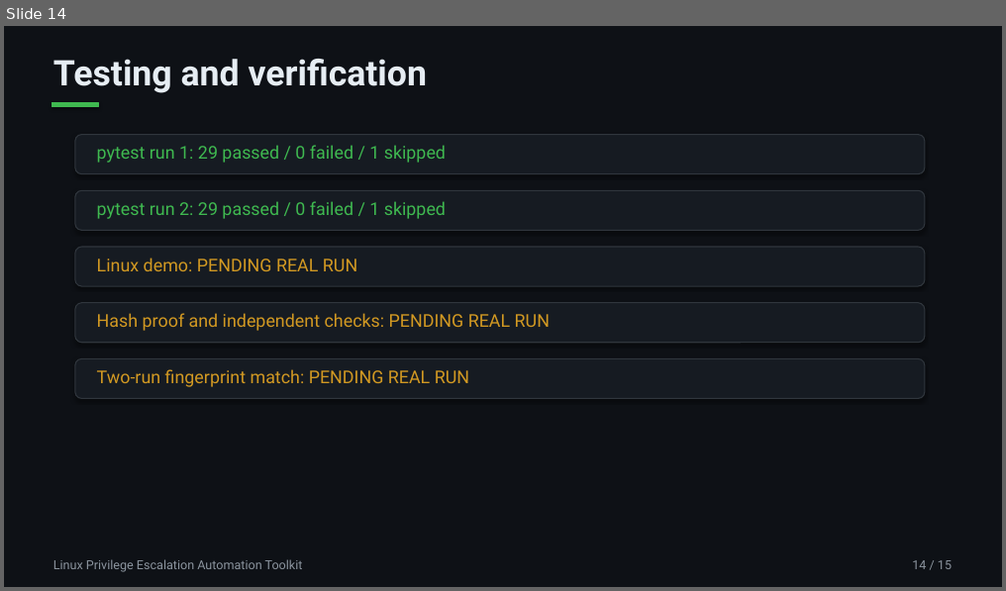
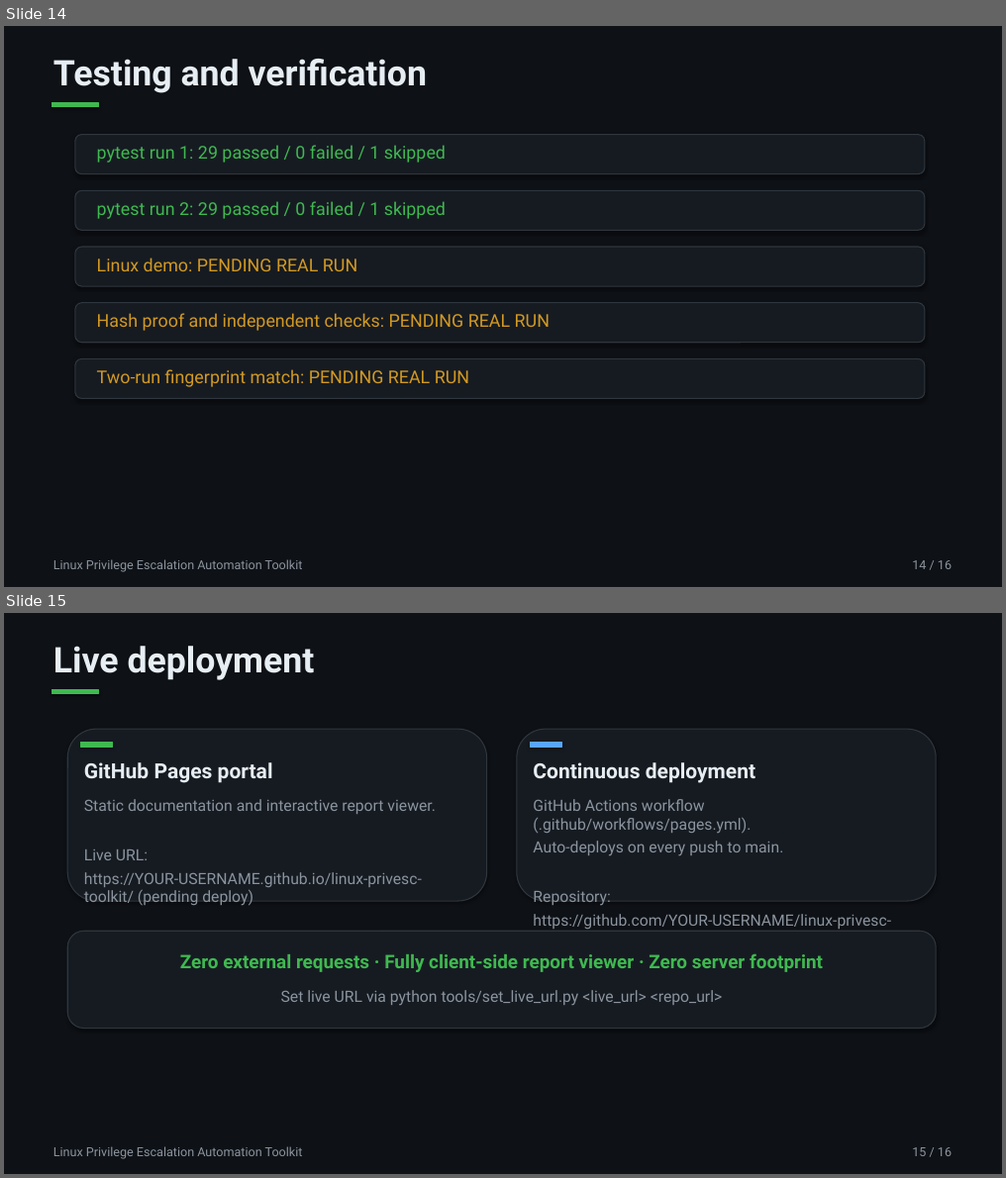
Before and after one commit to Vecesta-co/linux-privesc-toolkit, a slide deck: docs/Final_Presentation.pptx. Shown one above the other, each under a label of ours: slide 14 before the commit, slides 14 and 15 after it. The pictures are 1006x591 and 1006x1178 pixels, drawn with LibreOffice and Linux fonts; fonts in the diff are those of the drawing. Boxes give left, top, right and bottom in pixels: in the first picture for what was removed or moved away, otherwise in the second. Text is boxed around its words. In the diff, an @@ line names an element or a change of style, - is before the commit and + after.

Commit message:
feat(deploy): add static website, client-side report viewer, and GitHub Pages auto-deploy workflow

```diff
--- a/docs/Final_Presentation.pptx
+++ b/docs/Final_Presentation.pptx
@@ slide 15 added at [4, 613, 1002, 1174], background #FFFFFF @@
@@ rectangle added at [4, 613, 1002, 1174], fill #0E1116 @@
@@ text added at [54, 646, 315, 680], 34 pt, text #E6EDF3, bold @@
+Live deployment
@@ rectangle added at [52, 690, 98, 694], fill #3FB950, outline #3FB950 1 pt @@
@@ rounded rectangle added at [67, 729, 487, 901], fill #161B22, outline #30363D 1 pt @@
@@ rounded rectangle added at [517, 729, 936, 901], fill #161B22, outline #30363D 1 pt @@
@@ rectangle added at [81, 743, 113, 747], fill #3FB950, outline #3FB950 1 pt @@
@@ rectangle added at [531, 743, 561, 747], fill #58A6FF, outline #58A6FF 1 pt @@
@@ text added at [84, 762, 273, 783], 20 pt, text #E6EDF3, bold @@
+GitHub Pages portal
@@ text added at [533, 762, 755, 783], 20 pt, text #E6EDF3, bold @@
+Continuous deployment
@@ text added at [84, 799, 435, 905], 15 pt, text #8B949E @@
+Static documentation and interactive report viewer.
+Live URL:
+https://YOUR-USERNAME.github.io/linux-privesc-toolkit/ (pending deploy)
@@ text added at [533, 799, 891, 949], 15 pt, text #8B949E @@
+GitHub Actions workflow (.github/workflows/pages.yml).
+Auto-deploys on every push to main.
+Repository:
+https://github.com/YOUR-USERNAME/linux-privesc-toolkit
@@ rounded rectangle added at [67, 931, 936, 1029], fill #161B22, outline #30363D 1 pt @@
@@ text added at [180, 954, 823, 972], 18 pt, text #3FB950, bold @@
+Zero external requests · Fully client-side report viewer · Zero server footprint
@@ text added at [281, 990, 722, 1005], 15 pt, text #8B949E @@
+Set live URL via python tools/set_live_url.py <live_url> <repo_url>
@@ text added at [54, 1147, 303, 1159], 12 pt, text #8B949E @@
+Linux Privilege Escalation Automation Toolkit
@@ text added at [912, 1148, 951, 1157], 12 pt, text #8B949E @@
+15 / 16
@@ slide 14 changed as well @@
@@ text at [912, 561, 951, 570]: text changed @@
-14 / 15
+14 / 16
```
Also in this commit, not shown: 14 other slides changed, 48 other files.
